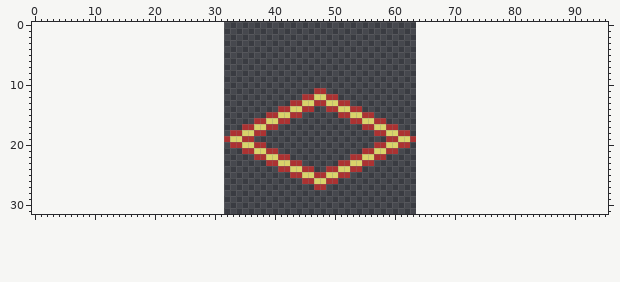
A sprite sheet gets an edit: bhx/Graphix/indicators.png. This is how it looked before the edit.
The file is 32x32 pixels. The old version is drawn lined up with the new one, on the new canvas.
And afterwards:
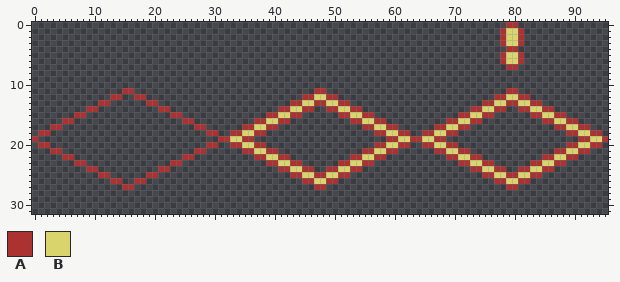
Palette (. is transparent): A #ac3232  B #d9d46b
Changes in this commit:
canvas 32x32 -> 96x32, the old top-left corner now at 32,0
@@ x 76..83 @@
- 0 ........
- 1 ........
- 2 ........
- 3 ........
- 4 ........
- 5 ........
- 6 ........
- 7 ........
+ 0 ...AA...
+ 1 ..ABBA..
+ 2 ..ABBA..
+ 3 ..ABBA..
+ 4 ...AA...
+ 5 ..ABBA..
+ 6 ..ABBA..
+ 7 ...AA...
  8 ........
@@ x 0..95 @@
 10 ................................................................................................
-11 ...............................................AA...............................................
-12 .............................................AABBAA.............................................
-13 ...........................................AABBAABBAA...........................................
-14 .........................................AABBAA..AABBAA.........................................
-15 .......................................AABBAA......AABBAA.......................................
-16 .....................................AABBAA..........AABBAA.....................................
-17 ...................................AABBAA..............AABBAA...................................
-18 .................................AABBAA..................AABBAA.................................
-19 ................................ABBAA......................AABBA................................
-20 .................................AABBAA..................AABBAA.................................
-21 ...................................AABBAA..............AABBAA...................................
-22 .....................................AABBAA..........AABBAA.....................................
-23 .......................................AABBAA......AABBAA.......................................
-24 .........................................AABBAA..AABBAA.........................................
-25 ...........................................AABBAABBAA...........................................
-26 .............................................AABBAA.............................................
-27 ...............................................AA...............................................
+11 ...............AA..............................AA..............................AA...............
+12 .............AA..AA..........................AABBAA..........................AABBAA.............
+13 ...........AA......AA......................AABBAABBAA......................AABBAABBAA...........
+14 .........AA..........AA..................AABBAA..AABBAA..................AABBAA..AABBAA.........
+15 .......AA..............AA..............AABBAA......AABBAA..............AABBAA......AABBAA.......
+16 .....AA..................AA..........AABBAA..........AABBAA..........AABBAA..........AABBAA.....
+17 ...AA......................AA......AABBAA..............AABBAA......AABBAA..............AABBAA...
+18 .AA..........................AA..AABBAA..................AABBAA..AABBAA..................AABBAA.
+19 A..............................AABBAA......................AABBAABBAA......................AABBA
+20 .AA..........................AA..AABBAA..................AABBAA..AABBAA..................AABBAA.
+21 ...AA......................AA......AABBAA..............AABBAA......AABBAA..............AABBAA...
+22 .....AA..................AA..........AABBAA..........AABBAA..........AABBAA..........AABBAA.....
+23 .......AA..............AA..............AABBAA......AABBAA..............AABBAA......AABBAA.......
+24 .........AA..........AA..................AABBAA..AABBAA..................AABBAA..AABBAA.........
+25 ...........AA......AA......................AABBAABBAA......................AABBAABBAA...........
+26 .............AA..AA..........................AABBAA..........................AABBAA.............
+27 ...............AA..............................AA..............................AA...............
 28 ................................................................................................
Changed places in both pictures, as pixel boxes (x1, y1, x2, y2):
added: (416, 22, 608, 190)
added: (32, 88, 224, 190)
